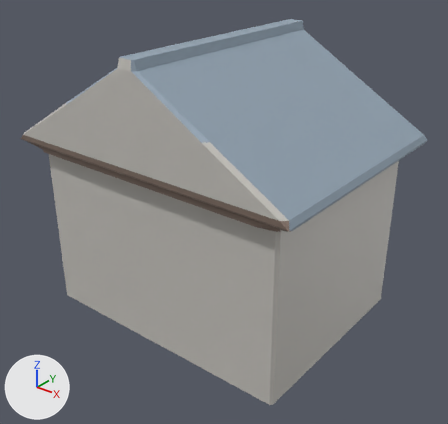
One commit to the glTF model docs/univers/archipeo/batiments/modeles/6e-batiment-atelier-de-pince/loin.glb: the scene before it, then after it.
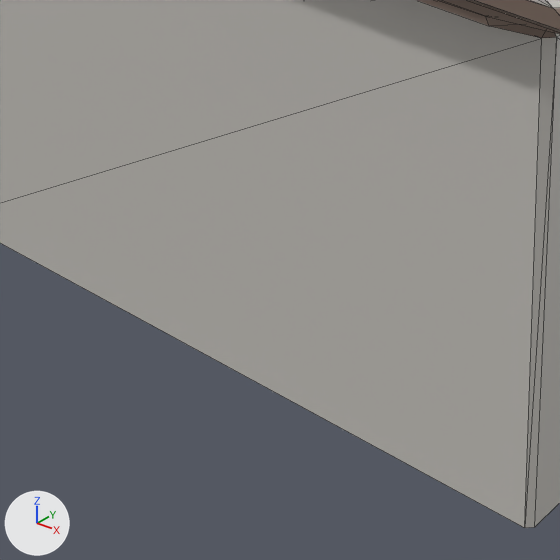
There are two pictures of each version: one whole from a camera (50 mm lens) standing at (1.104, -1.367, 1.162) and looking at (0.036, -0.032, 0.334), one close up on the part from 19% to 63% of the width and 51% to 98% of the height. The lights are fixed; the arrows at lower left show +X, +Y and +Z. The first two pictures are the older version. The close-ups show mesh edges as thin lines. Vertices at exactly the same position are counted once.

Before the edit, the objects in view are built like this:
```python
me_loin = bpy.data.meshes.new('loin')
me_loin.from_pydata(...)  # 79 vertices, 148 faces; spans x -0.467..0.483, y -0.373..0.378, z 0.0..0.851
me_loin.materials.append(mat_defaultmaterial)
ob_loin = bpy.data.objects.new('loin', me_loin)
ob_loin.location = (0.0, 0.0, 0.0)
```
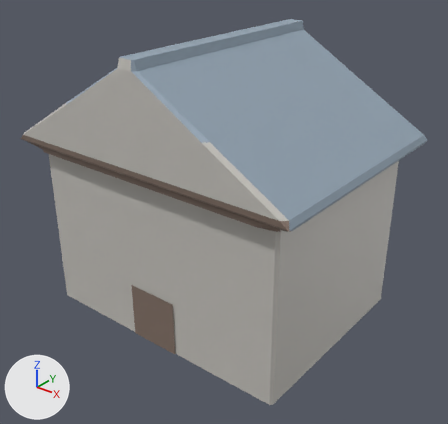
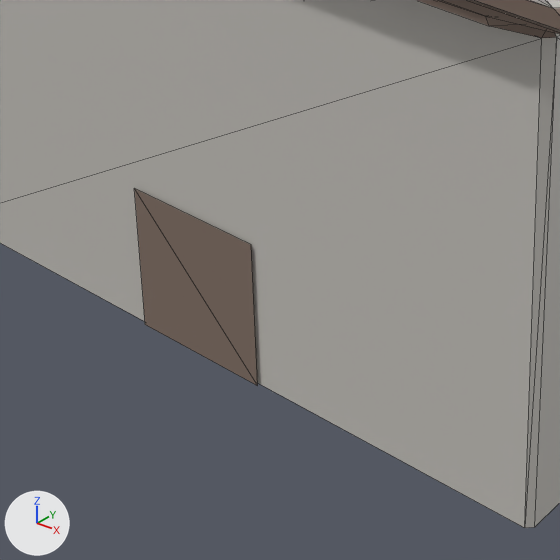
What changed in the scene script:
```text
Change me_loin:
    used by ob_loin; location = (0.0, 0.0, 0.0)
    verts and faces of me_loin; kept vertices keep their numbers, new ones are numbered from 79
    remove me_loin.from_pydata(...)  # 79 vertices, 148 faces; spans x -0.467..0.483, y -0.373..0.378, z 0.0..0.851
    add me_loin.from_pydata(...)  # 83 vertices, 150 faces; spans x -0.467..0.483, y -0.373..0.378, z 0.0..0.851
    me_loin part 1
    add verts[79] = (-0.077, -0.325, 0.0)  # pixel (145, 324)
    add verts[80] = (0.088, -0.325, 0.0)  # pixel (257, 385)
    add verts[81] = (0.088, -0.325, 0.174)  # pixel (251, 244)
    add verts[82] = (-0.077, -0.325, 0.174)  # pixel (134, 188)
    add faces += [(79, 80, 82), (80, 81, 82)]
```

Boxes (x1, y1, x2, y2) around the edits, measured in the close-ups (560 x 560 px):
part 1 of me_loin, added (brown)
    after: (134, 188, 258, 386)
